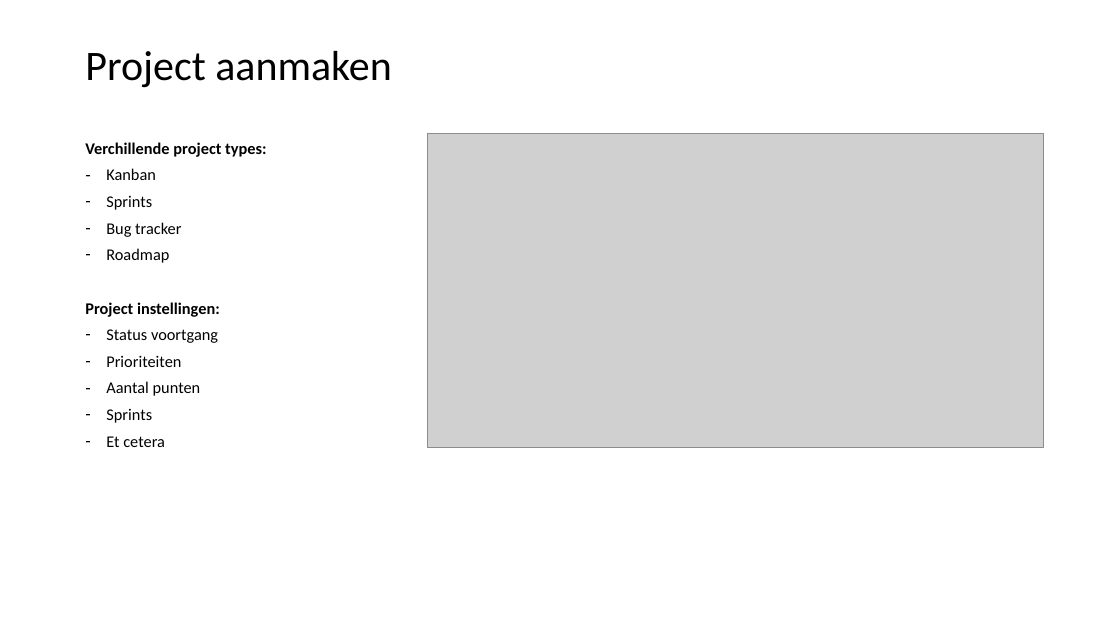
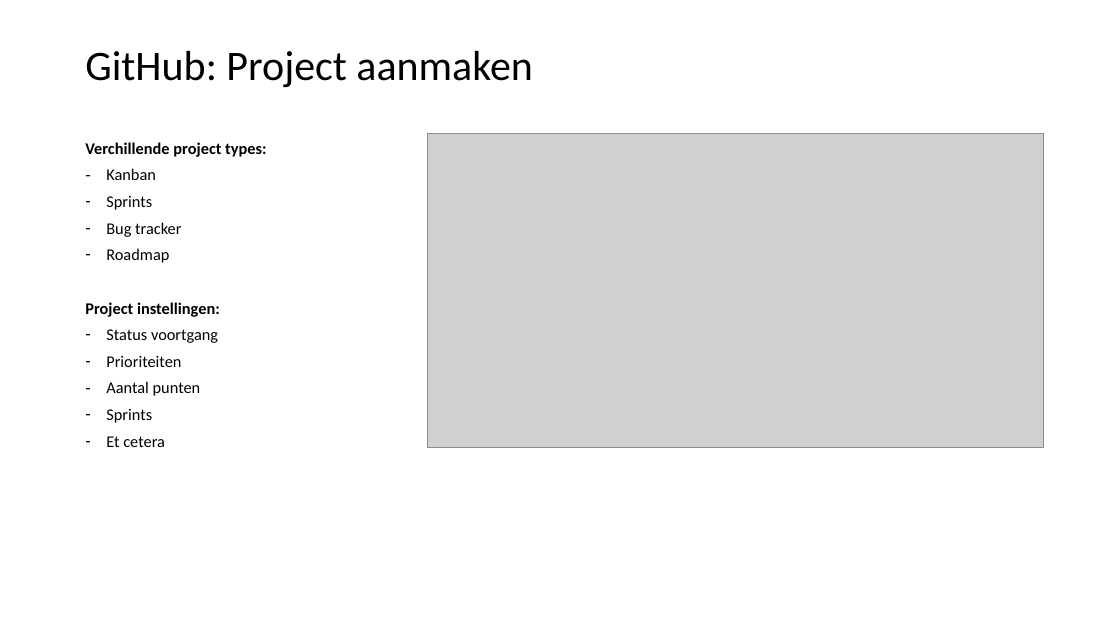
Before and after one commit to LFKoning/knowledge-sharing, a slide deck: slide 52 of git_course/2_collaboration/git_collaboration.pptx (slide 57 before the commit). Drawn at 1120x630 pixels with LibreOffice and Linux fonts; fonts in the diff are those of the drawing; grey boxes stand for pictures. Boxes give left, top, right and bottom in pixels: in the first picture for what was removed or moved away, otherwise in the second. Text is boxed around its words. In the diff, an @@ line names an element or a change of style, - is before the commit and + after.

```diff
--- a/git_course/2_collaboration/git_collaboration.pptx
+++ b/git_course/2_collaboration/git_collaboration.pptx
@@ title at (85, 51, 533, 88): text changed @@
-Project aanmaken
+GitHub: Project aanmaken
```
Also in this commit, not shown: 7 other slides changed, 1 slide removed.
